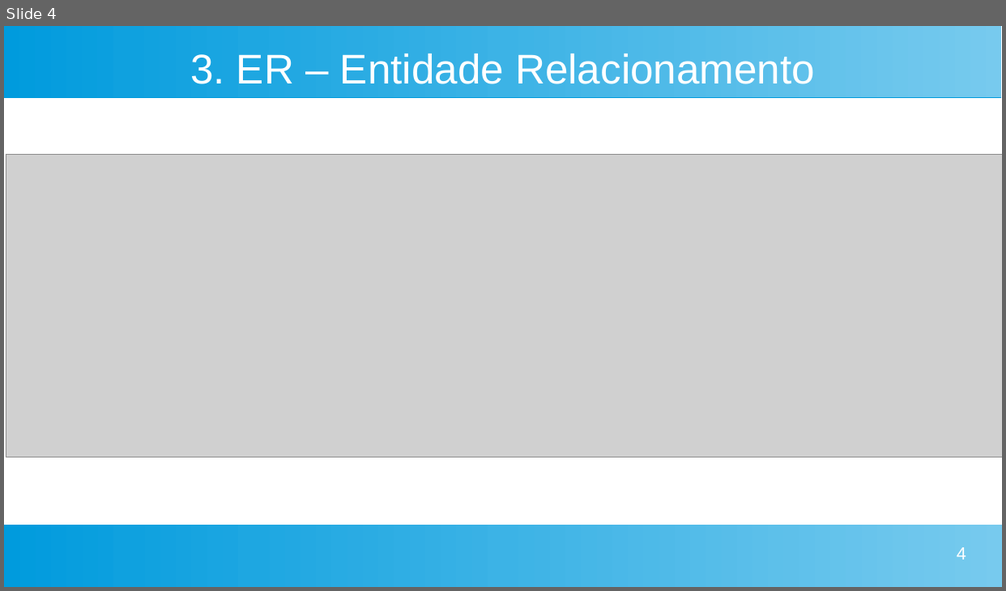
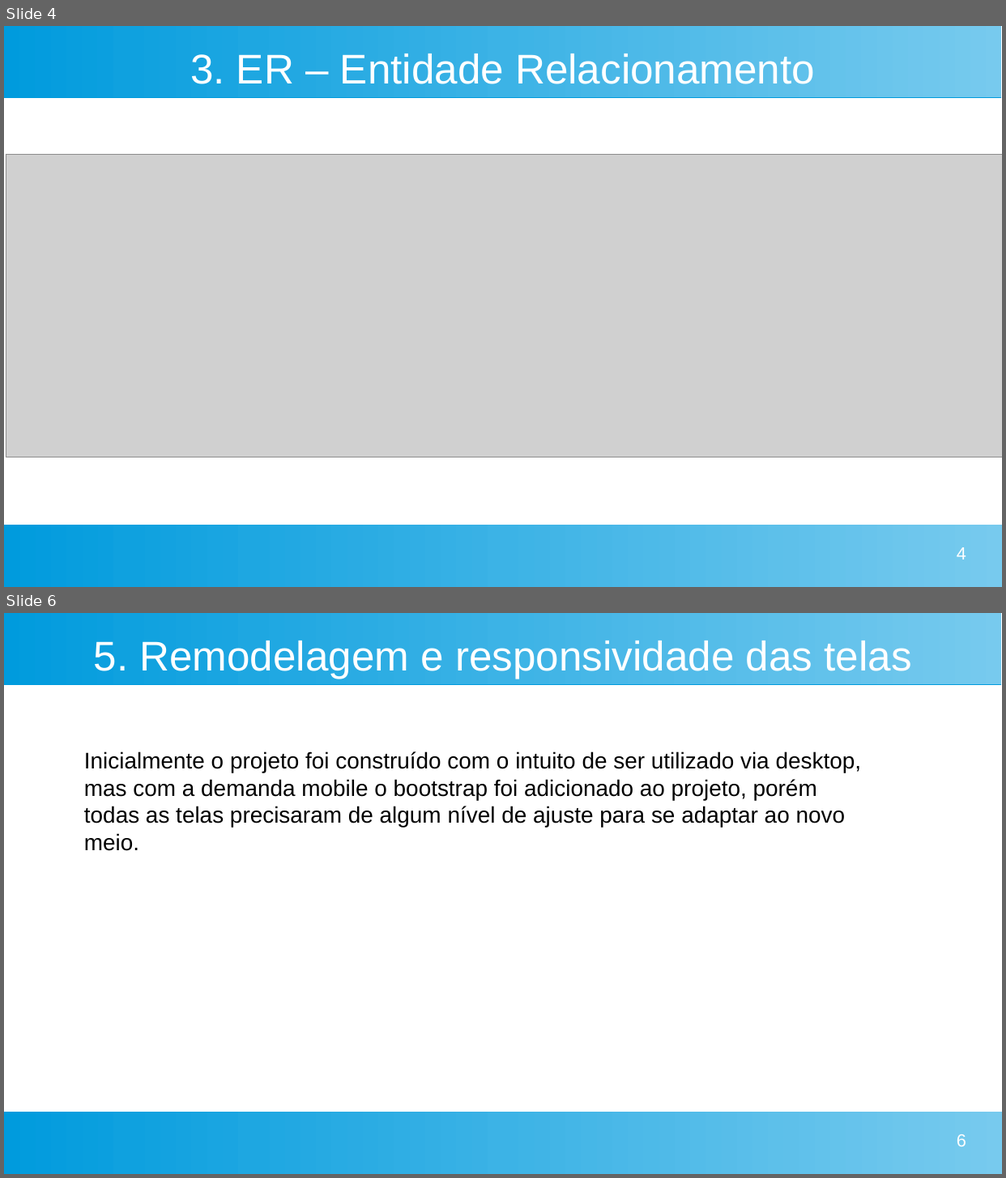
Before and after one commit to felipecabraldossantos/Projeto-Pr-ticas-Exntensionistas, a slide deck: Apresentação.odp. Shown one above the other, each under a label of ours: slide 4 before the commit, slides 4 and 6 after it; the slides between them are not shown. The pictures are 1006x591 and 1006x1178 pixels, drawn with LibreOffice and Linux fonts; fonts in the diff are those of the drawing; grey boxes stand for pictures. Boxes give left, top, right and bottom in pixels: in the first picture for what was removed or moved away, otherwise in the second. Text is boxed around its words. In the diff, an @@ line names an element or a change of style, - is before the commit and + after.

```diff
--- a/Apresentação.odp
+++ b/Apresentação.odp
@@ slide 6 added at box(4, 613, 1002, 1174), background #FFFFFF; not listed: 2 template elements that a slide beside it also shows @@
@@ title added at box(94, 641, 912, 679), 33 pt, text #FFFFFF @@
+5. Remodelagem e responsividade das telas
@@ text added at box(84, 752, 862, 851), 18 pt, text #000000 @@
+Inicialmente o projeto foi construído com o intuito de ser utilizado via desktop, mas com a demanda mobile o bootstrap foi adicionado ao projeto, porém todas as telas precisaram de algum nível de ajuste para se adaptar ao novo meio.
@@ page number added at box(957, 1135, 966, 1147), 14 pt, text #FFFFFF @@
+6
```
Also in this commit, not shown: 4 slides changed, 5 other slides added, 4 other files.
